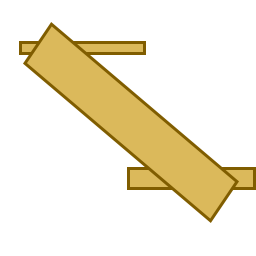
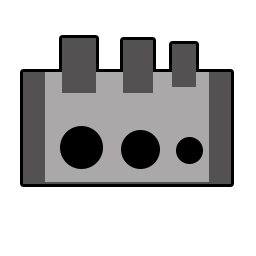
Layers edited between the first and the second 256 x 256 image:
hid group "transmission" (1 layers) over <box>19,22,256,223</box>
showed group "engines" (2 layers) over <box>23,38,231,184</box>
